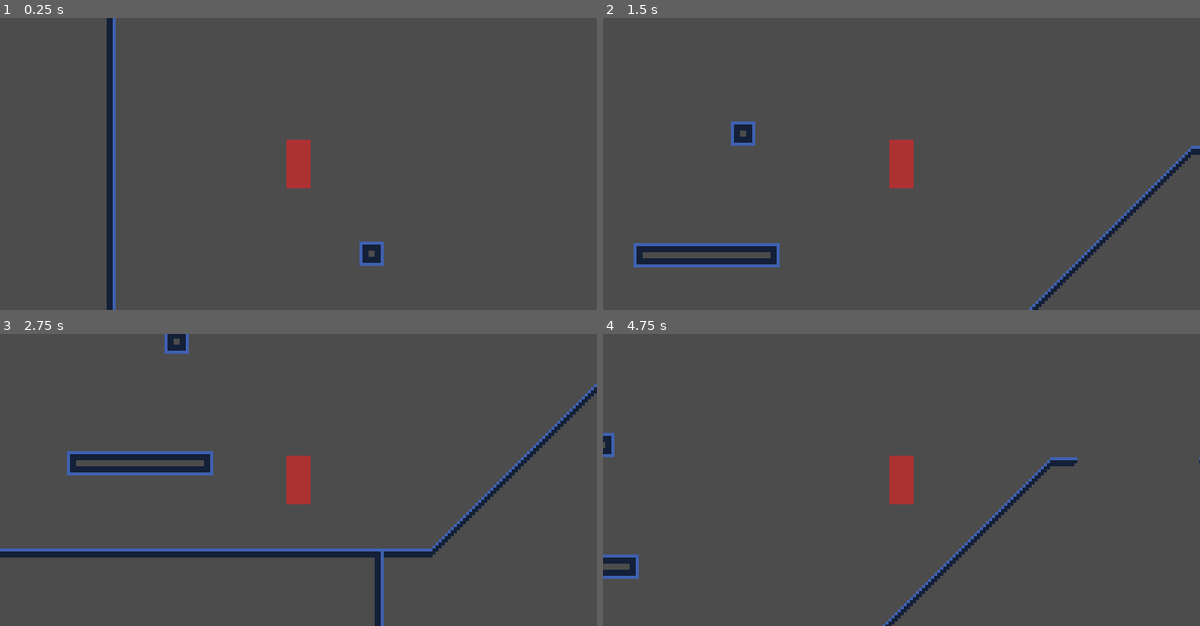
Above: before the commit, frames 1-4 (two rows, left to right).
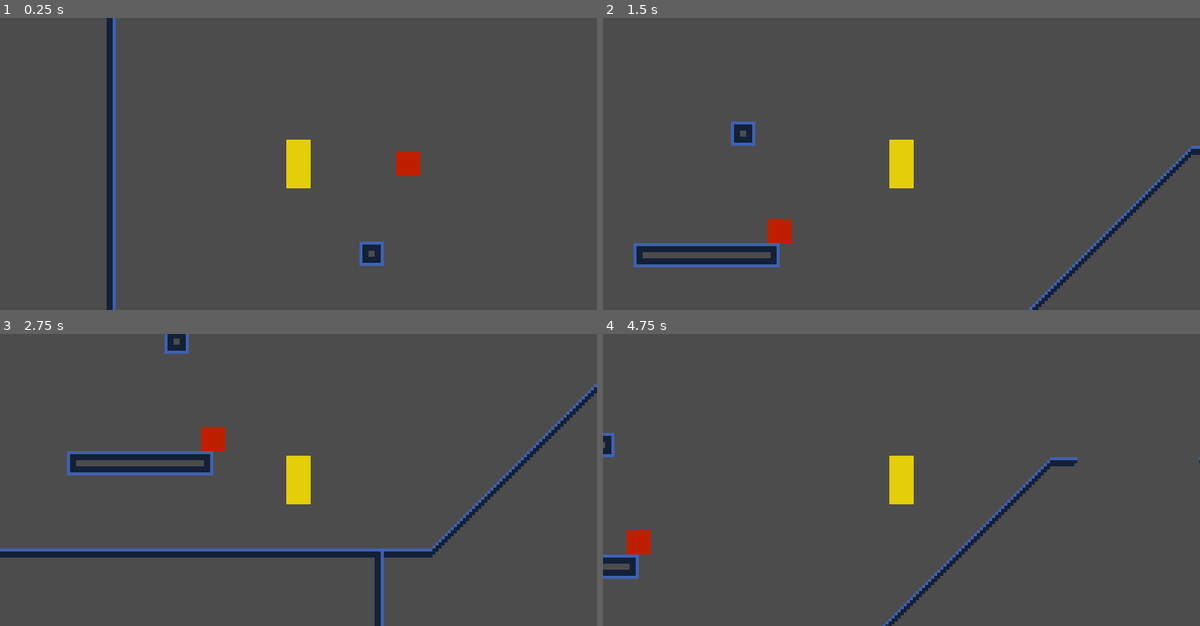
Above: after the commit, the same moments.

Repository: ChaosWitchNikol/this-unnamed-sci-fi-metroidvania
Game: Godot game, scene res://Main.tscn
The game is run twice, just before and just after one commit, with the same random seed, the same clock (stepped at 60 frames per second) and the same inputs.
Inputs:
- Up to frame 1 (0.25 s): no input
- Up to frame 2 (1.5 s): hold Right (ui_right) from 0.53 s (still down); tap Space (ui_select) at 0.77 s
- Up to frame 3 (2.75 s): tap Space (ui_select) at 1.52 s; release Right (ui_right) at 2.03 s; hold Left (ui_left) from 2.03 s (still down)
- Up to frame 4 (4.75 s): release Left (ui_left) at 2.78 s; hold Right (ui_right) 2.78-4.28 s; tap Space (ui_select) at 3.02, 3.77, 4.52 s; hold Left (ui_left) from 4.28 s (still down)

The runs differ from the first frame. In frame 1, 1.0% of the frame differs, in the area x 47-71%, y 41-59%; in frame 2, 1.0%; in frame 3, 1.0%; in frame 4, 1.0%.

Commit message:
Stationary enemy base

Diff:
--- a/src/Main.tscn
+++ b/src/Main.tscn
@@ -1,9 +1,10 @@
-[gd_scene load_steps=5 format=2]
+[gd_scene load_steps=6 format=2]
 
 [ext_resource path="res://scenes/Player.tscn" type="PackedScene" id=1]
 [ext_resource path="res://@EditorTools/scenes/MovingPlatformContainer.tscn" type="PackedScene" id=2]
 [ext_resource path="res://@EditorTools/scenes/MovingPlatformPoint.tscn" type="PackedScene" id=3]
 [ext_resource path="res://assests/tilesets/base.tileset.tres" type="TileSet" id=4]
+[ext_resource path="res://scenes/Enemy.Stationary.tscn" type="PackedScene" id=5]
 
 [node name="Main" type="Node2D"]
 
@@ -17,6 +18,7 @@
 current = true
 
 [node name="platforms" type="Node" parent="."]
+editor/display_folded = true
 
 [node name="MovingPlatformContainer" parent="platforms" instance=ExtResource( 2 )]
 position = Vector2( 388, 208 )
@@ -52,3 +54,11 @@
 cell_quadrant_size = 2
 format = 1
 tile_data = PoolIntArray( -327608, 5, 0, -327607, 5, 0, -327606, 5, 0, -327605, 5, 0, -327604, 5, 0, -327603, 5, 0, -26 …(3467 unchanged characters)…
+
+[node name="enemies" type="Node" parent="."]
+
+[node name="EnemyStationary" parent="enemies" instance=ExtResource( 5 )]
+position = Vector2( 520, 184 )
+
+[node name="EnemyStationary2" parent="enemies" instance=ExtResource( 5 )]
+position = Vector2( 200, 112 )
--- a/src/project.godot
+++ b/src/project.godot
@@ -34,6 +34,11 @@
 "language": "GDScript",
 "path": "res://scripts/Enemy.gd"
 }, {
+"base": "Enemy",
+"class": "EnemyStationary",
+"language": "GDScript",
+"path": "res://scripts/Enemy.Stationary.gd"
+}, {
 "base": "KinematicBody2D",
 "class": "MovingPlatform",
 "language": "GDScript",
@@ -50,6 +55,7 @@
 "EdiToolMovingPlatformPoint": "",
 "EdiTools": "",
 "Enemy": "",
+"EnemyStationary": "",
 "MovingPlatform": "",
 "Utils": ""
 }
--- /dev/null
+++ b/src/scenes/Enemy.Stationary.tscn
@@ -0,0 +1,17 @@
+[gd_scene load_steps=5 format=2]
+
+[ext_resource path="res://scenes/Enemy.tscn" type="PackedScene" id=1]
+[ext_resource path="res://scripts/Enemy.Stationary.gd" type="Script" id=2]
+[ext_resource path="res://assests/images/enemy-small.png" type="Texture" id=3]
+
+[sub_resource type="RectangleShape2D" id=1]
+extents = Vector2( 4, 4 )
+
+[node name="EnemyStationary" instance=ExtResource( 1 )]
+script = ExtResource( 2 )
+
+[node name="Sprite" parent="." index="0"]
+texture = ExtResource( 3 )
+
+[node name="Body" parent="." index="1"]
+shape = SubResource( 1 )
--- a/src/scenes/Enemy.tscn
+++ b/src/scenes/Enemy.tscn
@@ -1,15 +1,26 @@
-[gd_scene load_steps=3 format=2]
+[gd_scene load_steps=5 format=2]
 
 [ext_resource path="res://scripts/Enemy.gd" type="Script" id=1]
+[ext_resource path="res://assests/images/enemy-tall.png" type="Texture" id=2]
 
 [sub_resource type="CapsuleShape2D" id=1]
 radius = 4.0
 height = 8.0
 
+[sub_resource type="CircleShape2D" id=2]
+
 [node name="Enemy" type="KinematicBody2D"]
 script = ExtResource( 1 )
+
+[node name="Sprite" type="Sprite" parent="."]
+texture = ExtResource( 2 )
 
 [node name="Body" type="CollisionShape2D" parent="."]
 shape = SubResource( 1 )
 
 [node name="NextAttackTimeout" type="Timer" parent="."]
+
+[node name="ViewArea" type="Area2D" parent="."]
+
+[node name="ViewAreaShape" type="CollisionShape2D" parent="ViewArea"]
+shape = SubResource( 2 )
--- /dev/null
+++ b/src/scripts/Enemy.Stationary.gd
@@ -0,0 +1,7 @@
+extends Enemy
+class_name EnemyStationary
+
+
+
+func _ready() -> void:
+	print("EnemyStationary ready ", name)
--- a/src/scripts/Enemy.gd
+++ b/src/scripts/Enemy.gd
@@ -1,11 +1,59 @@
 extends KinematicBody2D
 class_name Enemy
 
+const MAX_SLOPE_DEGREE : float = deg2rad(50)
+
+################################
+#	Nodes variables
 onready var Body : CollisionShape2D = get_node("Body")
 onready var NextAttackTimeout : Timer = get_node("NextAttackTimeout")
+onready var ViewArea : Area2D = get_node("ViewArea")
 
-var passive : bool = false
-var view_distance : float = 8.0
-var view_angle : float = 120.0
-var attack_range : float = 1.0
-var attack_delay : float = 0.01
+################################
+#	Life variables
+export var passive : bool = false
+export var view_distance : float = 8.0
+export var view_angle : float = 120.0
+export var attack_range : float = 1.0
+export(float, 0.01, 10) var attack_delay : float = 0.01
+
+################################
+#	Physics variables
+export var apply_gravity : bool = true
+export var gravity_vector : Vector2 = Vector2(0, 1) setget set_gravity_vector
+var FLOOR_VECTOR : Vector2 = gravity_vector * -1
+var SNAP_VECTOR : Vector2 = gravity_vector * 6
+export var GRAVITY : float = 9.8
+export var MASS : float = 20.0
+export var MOVEMENT_SPEED : int = 80
+
+
+var linear_velocity : Vector2 = Vector2()
+
+
+func _ready() -> void:
+	print(">>> enemy ", name, " ready")
+
+func _physics_process(delta) -> void:
+	process_gravity(delta)
+	process_movement(delta)
+
+	linear_velocity = move_and_slide_with_snap(linear_velocity, SNAP_VECTOR, FLOOR_VECTOR, true, 5, MAX_SLOPE_DEGREE, false)
+
+################################
+#	Custom functions
+#	processors
+func process_gravity(delta) -> void:
+	if !apply_gravity:
+		return
+	linear_velocity += gravity_vector * GRAVITY * MASS * delta
+
+func process_movement(delta) -> void:
+	pass
+
+################################
+#	Setters
+func set_gravity_vector(value : Vector2 = Vector2(0, 1)) -> void:
+	gravity_vector = value
+	FLOOR_VECTOR = value * -1
+	SNAP_VECTOR = value * 6
Binary file added: src/assests/images/enemy-small.png
Not shown, added: src/assests/images/enemy-small.png.import
Binary file added: src/assests/images/enemy-tall.png
Not shown, added: src/assests/images/enemy-tall.png.import
Binary file added: src/assests/images/enemy-wide.png
Not shown, added: src/assests/images/enemy-wide.png.import
Binary file changed: src/assests/images/player.png
